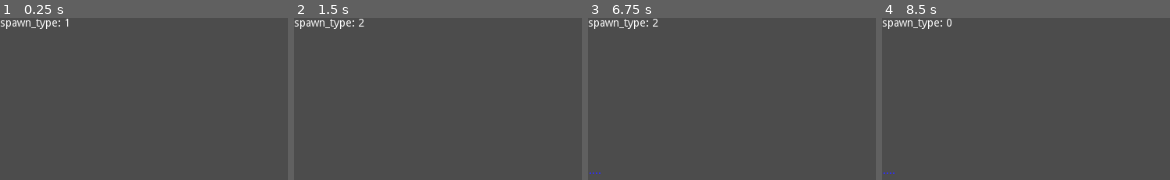
Above: before the commit, frames 1-4 (left to right).
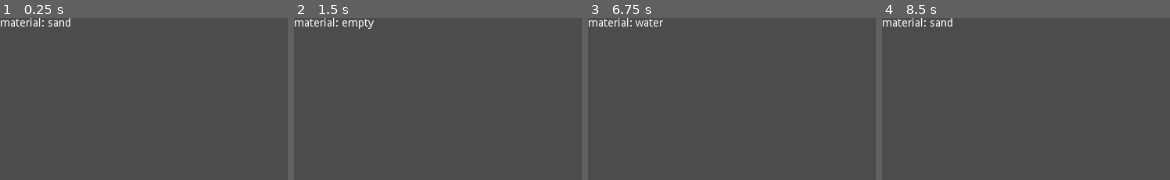
Above: after the commit, the same moments.

Repository: ZpeedTube/pixelbox
Game: Godot game, scene res://MainScene.tscn
The game is run twice, just before and just after one commit, with the same random seed, the same clock (stepped at 60 frames per second) and the same inputs.
Inputs (mouse positions are in pixels of both pictures, inside the frame that each line leads up to):
- Up to frame 1 (0.25 s): no input
- Up to frame 2 (1.5 s): tap Enter at 0.5 s; move the mouse to (outside the picture) at 0.52 s; hold Mouse wheel down (scroll_down) 0.53-1.28 s; tap Mouse wheel up (scroll_up) at 0.8, 1.35 s; tap Space at 1.25 s; move the mouse to (outside the picture) at 1.27 s
- Up to frame 3 (6.75 s): tap Mouse wheel down (scroll_down) at 1.55, 2.85, 4.35, 6.05 s; tap Enter at 2, 3.5 s; move the mouse to (outside the picture) at 2.02 s; hold Mouse wheel up (scroll_up) 2.03-2.78 s; click (outside the picture) at 2.1 s; tap Space at 2.75, 4.25 s; move the mouse to (outside the picture) at 2.77 s; move the mouse to (outside the picture) at 3.52 s; hold Mouse wheel up (scroll_up) 3.53-4.28 s; move the mouse to (outside the picture) at 4.27 s; move the mouse to (outside the picture) at 5.02 s; hold Mouse wheel up (scroll_up) 5.03-5.78 s; move the mouse to (867, 134) at 5.77 s; click (867, 134) at 5.85 s; move the mouse to (outside the picture) at 6.52 s; hold Mouse wheel down (scroll_down) from 6.53 s (still down)
- Up to frame 4 (8.5 s): tap Mouse wheel up (scroll_up) at 6.8, 7.35, 8.3 s; move the mouse to (outside the picture) at 7.27 s; release Mouse wheel down (scroll_down) at 7.28 s; tap Mouse wheel down (scroll_down) at 7.55 s; move the mouse to (outside the picture) at 8.02 s; hold Mouse wheel down (scroll_down) from 8.03 s (still down)

The runs differ from the first frame. In frame 1, 0.8% of the frame differs, in the area x 0-25%, y 0-7%; in frame 2, 0.9%, in the area x 0-28%, y 0-7%; in frame 3, 0.9%; in frame 4, 0.9%.

Commit message:
(Types) Added materials
Added dirt and wood with some other small changes.

Diff:
--- a/MainScene.tscn
+++ b/MainScene.tscn
@@ -9,9 +9,9 @@
 offset = Vector2( -0.5, -0.5 )
 script = ExtResource( 2 )
 world_height = 100
-zoom = 2
+zoom = 5
 simulation_speed = 1
-color_enum = [ Color( 0.941176, 0.964706, 0.972549, 1 ), Color( 0.5, 0.8, 0.1, 1 ), Color( 0.2, 0.2, 0.9, 1 ), Color( 1, 0.2, 0.2, 1 ) ]
+color_enum = [ Color( 0, 0, 0, 0 ), Color( 0.5, 0.8, 0.1, 1 ), Color( 0.2, 0.2, 0.9, 1 ), Color( 0.21, 0.04, 0.04, 1 ), Color( 0.385864, 0.453125, 0.396374, 1 ) ]
 
 [node name="PixelManager" type="Node" parent="GameManager"]
 script = ExtResource( 1 )
--- /dev/null
+++ b/Types/dirt.gd
@@ -0,0 +1,57 @@
+extends Node
+
+static func update(id: int, pixel, pixels, ww, wh):
+	var y = 1
+	var y_max = 1
+	var count = pixels.size()
+	var below = calc_pos(pixel.pos.x, pixel.pos.y + 1, ww, wh)
+	var left = calc_pos(pixel.pos.x - 1, pixel.pos.y + y - 1, ww, wh)
+	var below_left = calc_pos(pixel.pos.x - 1, pixel.pos.y + y, ww, wh)
+	var right = calc_pos(pixel.pos.x + 1, pixel.pos.y + y - 1, ww, wh)
+	var below_right = calc_pos(pixel.pos.x + 1, pixel.pos.y + y, ww, wh)
+	# Check down
+	if below < count && (pixels[below] == null || pixels[below].type == 2):
+		pixel.pos.y += 1
+		return swap_pixels(pixel, null, pixels, id, below)
+	# Check left
+	if left < count && (pixels[left] == null || pixels[left].type == 2):
+		if below_left < count && (pixels[below_left] == null || pixels[below_left].type == 2):
+			var left2 = calc_pos(pixel.pos.x - 1, pixel.pos.y + y, ww, wh)
+			var below_left2 = calc_pos(pixel.pos.x - 1, pixel.pos.y + y + 1, ww, wh)
+			if left2 < count && (pixels[left2] == null || pixels[left2].type == 2):
+				if below_left2 < count && (pixels[below_left2] == null || pixels[below_left2].type == 2):
+					if pixel.pos.x > 0:
+						pixel.pos.x -= 1
+					pixel.pos.y += y + 1
+					return swap_pixels(pixel, null, pixels, id, below_left2)
+			else:
+				if pixel.pos.x > 0:
+					pixel.pos.x -= 1
+				pixel.pos.y += y
+				return swap_pixels(pixel, null, pixels, id, below_left)
+	# Check right
+	if right < count && (pixels[right] == null || pixels[right].type == 2):
+		if below_right < count && (pixels[below_right] == null || pixels[below_right].type == 2):
+			var right2 = calc_pos(pixel.pos.x + 1, pixel.pos.y + y, ww, wh)
+			var below_right2 = calc_pos(pixel.pos.x + 1, pixel.pos.y + y + 1, ww, wh)
+			if right2 < count && (pixels[right2] == null || pixels[right2].type == 2):
+				if below_right2 < count && (pixels[below_right2] == null || pixels[below_right2].type == 2):
+					if pixel.pos.x < ww - 1:
+						pixel.pos.x += 1
+					pixel.pos.y = pixel.pos.y + y + 1
+					return swap_pixels(pixel, null, pixels, id, below_right2)
+			else:
+				if pixel.pos.x < ww - 1:
+					pixel.pos.x += 1
+				pixel.pos.y = pixel.pos.y + y
+				return swap_pixels(pixel, null, pixels, id, below_right)
+
+
+static func swap_pixels(pixel, other_pixel, pixels, this_id, other_id):
+	var other = pixels[other_id]
+	pixels[this_id] = other_pixel
+	pixels[other_id] = pixel
+	return other
+
+static func calc_pos(x: int, y: int, world_width, world_height):
+	return world_width * y + x
--- a/Types/sand.gd
+++ b/Types/sand.gd
@@ -5,28 +5,33 @@
 	var below = calc_pos(pixel.pos.x, pixel.pos.y + 1, ww, wh)
 	var below_left = calc_pos(pixel.pos.x - 1, pixel.pos.y + 1, ww, wh)
 	var below_right = calc_pos(pixel.pos.x + 1, pixel.pos.y + 1, ww, wh)
+	var left = calc_pos(pixel.pos.x - 1, pixel.pos.y, ww, wh)
+	var right = calc_pos(pixel.pos.x + 1, pixel.pos.y, ww, wh)
 	if below < count && (pixels[below] == null || pixels[below].type == 2):
 		var other = pixels[below]
 		pixels[id] = null
 		pixel.pos.y += 1
 		pixels[below] = pixel
 		return other
-	elif below_left < count && (pixels[below_left] == null || pixels[below_left].type == 2):
-		var other = pixels[below_left]
-		pixels[id] = null
-		if pixel.pos.x > 0:
-			pixel.pos.x -= 1
-		pixel.pos.y += 1
-		pixels[below_left] = pixel
-		return other
-	elif below_right < count && (pixels[below_right] == null || pixels[below_right].type == 2):
-		var other = pixels[below_right]
-		pixels[id] = null
-		if pixel.pos.x < ww - 1:
-			pixel.pos.x += 1
-		pixel.pos.y = pixel.pos.y + 1
-		pixels[below_right] = pixel
-		return other
+	elif left < count && (pixels[left] == null || pixels[left].type == 2):
+		if below_left < count && (pixels[below_left] == null || pixels[below_left].type == 2):
+			var other = pixels[below_left]
+			pixels[id] = null
+			if pixel.pos.x > 0:
+				pixel.pos.x -= 1
+			pixel.pos.y += 1
+			pixels[below_left] = pixel
+			return other
+	elif right < count && (pixels[right] == null || pixels[right].type == 2):
+		if below_right < count && (pixels[below_right] == null || pixels[below_right].type == 2):
+			var other = pixels[below_right]
+			pixels[id] = null
+			if pixel.pos.x < ww - 1:
+				pixel.pos.x += 1
+			pixel.pos.y = pixel.pos.y + 1
+			pixels[below_right] = pixel
+			return other
+	return null
 #	return pixels
 
 
--- /dev/null
+++ b/Types/wood.gd
@@ -0,0 +1,4 @@
+extends Node
+
+static func update(id: int, pixel, pixels, ww, wh):
+	pass
--- a/game_manager.gd
+++ b/game_manager.gd
@@ -18,7 +18,8 @@
 	Color(0.0, 0.0, 0.0, 0.0),
 	Color(0.5, 0.8, 0.1, 1.0),
 	Color(0.2, 0.2, 0.9, 1.0),
-	Color(1.0, 0.2, 0.2, 1.0)
+	Color(0.21, 0.04, 0.04, 1.0),
+	Color(0.38, 0.45, 0.39, 1.0)
 ]
 
 var mouse_pressed = false
@@ -32,11 +33,11 @@
 func _input(event):
 	if event.is_action("click"):
 		mouse_pressed = !mouse_pressed
-	if event.is_action("scroll_up"):
+	if event.is_action_pressed("scroll_up"):
 		spawn_type -= 1
 		if spawn_type < 0:
 			spawn_type = pixel_manager.pixel_types.size() - 1
-	elif event.is_action("scroll_down"):
+	elif event.is_action_pressed("scroll_down"):
 		spawn_type += 1
 		if spawn_type >= pixel_manager.pixel_types.size():
 			spawn_type = 0
@@ -57,6 +58,7 @@
 	if simulation_frame % simulation_speed == 0:
 		update_pixels()
 #		print(pixel_manager.pixels.size())
+	label.text = "material: " + pixel_manager.pixel_name[spawn_type]
 
 func _draw():
 	var pixels = pixel_manager.pixels
@@ -65,7 +67,6 @@
 		if pixel:
 			var rect2 = Rect2(Vector2(pixel.pos.x*zoom, pixel.pos.y*zoom), Vector2(zoom, zoom))
 			draw_rect(rect2, color_enum[pixel.color], true, 1, false)
-	label.text = "spawn_type: " + str(spawn_type)
 
 func spawn_pixel(type: int = 1, offset: Vector2 = Vector2()):
 	if (pixel_manager):
--- a/pixel_manager.gd
+++ b/pixel_manager.gd
@@ -3,7 +3,17 @@
 onready var pixel_types = [
 	null,
 	load("res://Types/sand.gd"),
-	load("res://Types/water.gd")
+	load("res://Types/water.gd"),
+	load("res://Types/dirt.gd"),
+	load("res://Types/wood.gd")
+]
+
+export var pixel_name = [
+	"empty",
+	"sand",
+	"water",
+	"dirt",
+	"wood"
 ]
 
 export var default_type:int = 0
@@ -44,7 +54,8 @@
 		"pos": {"x": int(pos.x), "y": int(pos.y)},
 		"type": type,
 		"color": type,
-		"velocity": -1
+		"velocity": -1,
+		"life": null
 	}
 
 	var pos1d = world_width * int(pos.y) + int(pos.x)
--- a/project.godot
+++ b/project.godot
@@ -15,7 +15,7 @@
 
 [application]
 
-config/name="Particle Simulation"
+config/name="Pixel Box"
 run/main_scene="res://MainScene.tscn"
 config/icon="res://icon.png"
 
